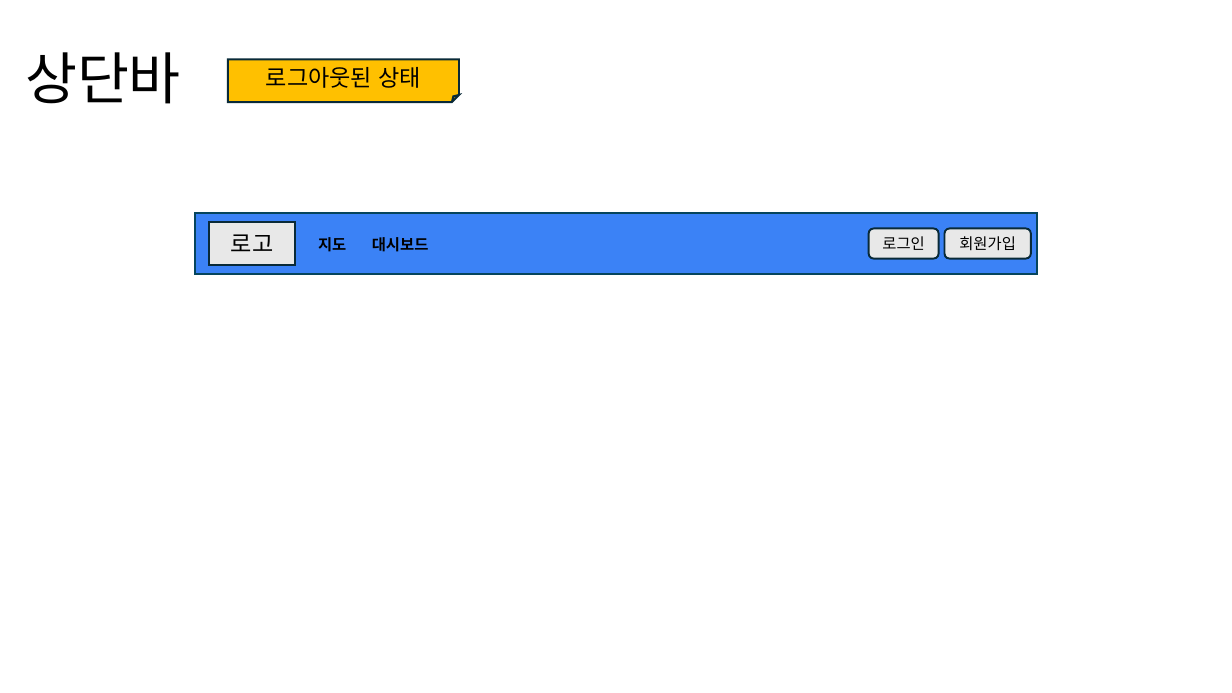
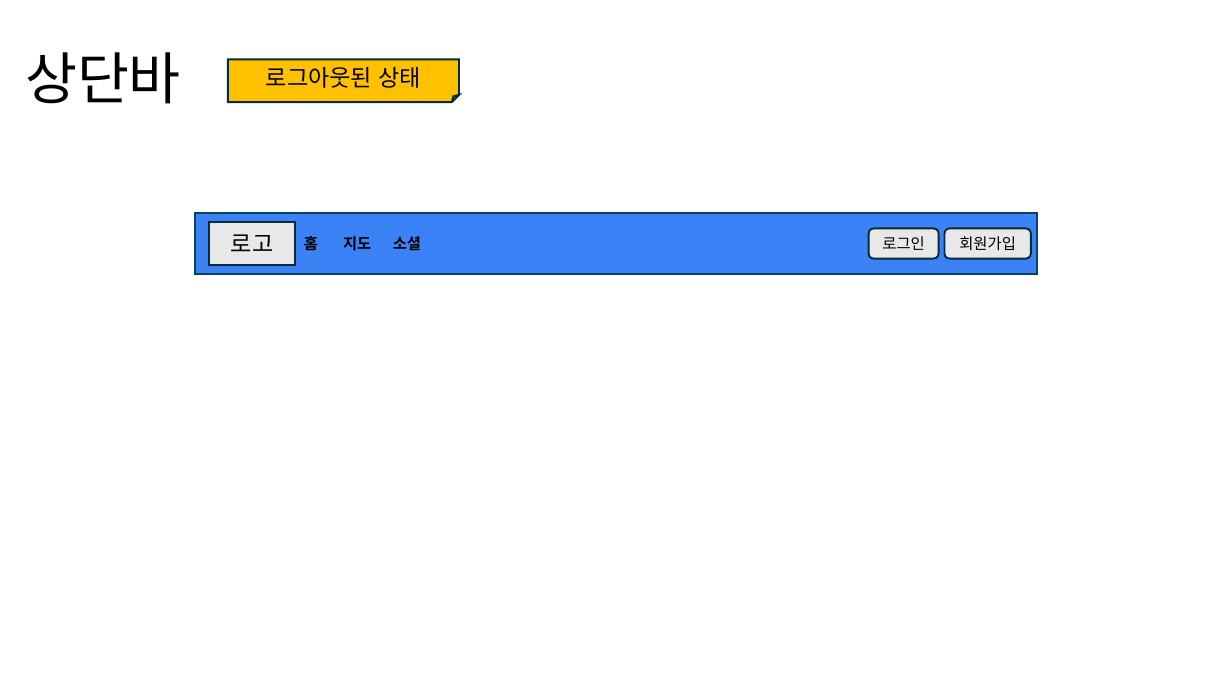
Before and after one commit to positiveWand/project-trip-sns, a slide deck: slide 4 of document/UI 설계서(draft).pptx. Drawn at 1232x693 pixels with LibreOffice and Linux fonts; fonts in the diff are those of the drawing. Boxes give left, top, right and bottom in pixels: in the first picture for what was removed or moved away, otherwise in the second. Text is boxed around its words. In the diff, an @@ line names an element or a change of style, - is before the commit and + after.

```diff
--- a/document/UI 설계서(draft).pptx
+++ b/document/UI 설계서(draft).pptx
@@ text added at (304,234,318,254), 12 pt, text #000000, bold @@
+홈
@@ text "지도": place and size @@
-text "지도" at (318,237,346,252)
+text "지도" at (343,236,371,251)
@@ text at (393,236,421,251): text changed @@
-대시보드
+소셜
```
Also in this commit, not shown: 7 other slides changed, 8 slides added, 5 slides removed, 13 other files.
